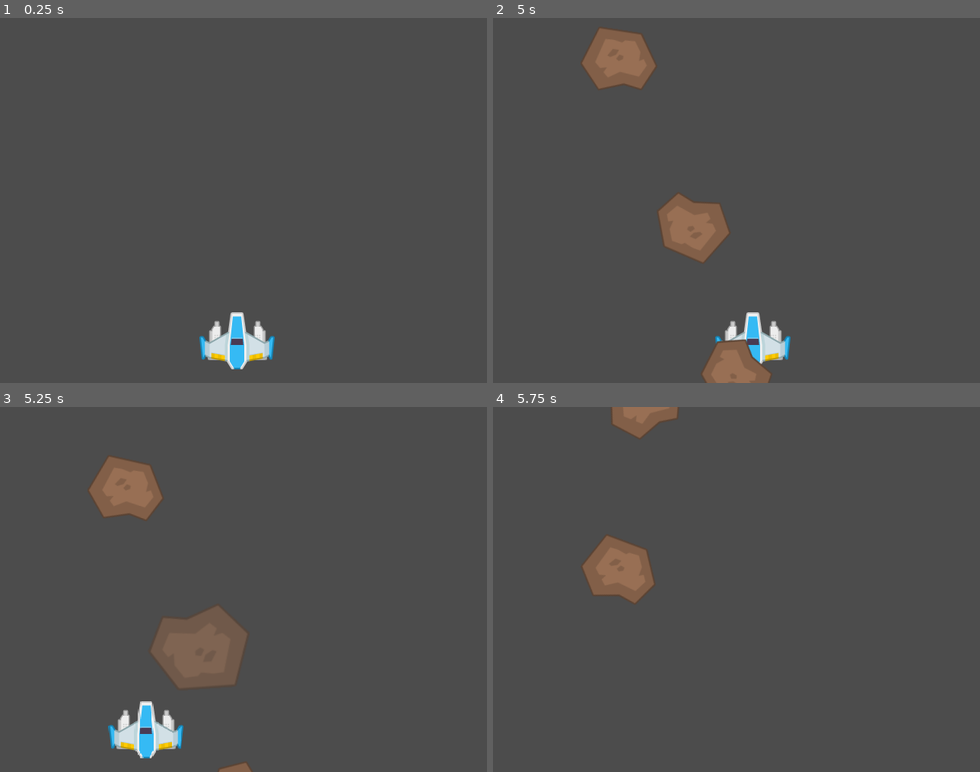
Above: before the commit, frames 1-4 (two rows, left to right).
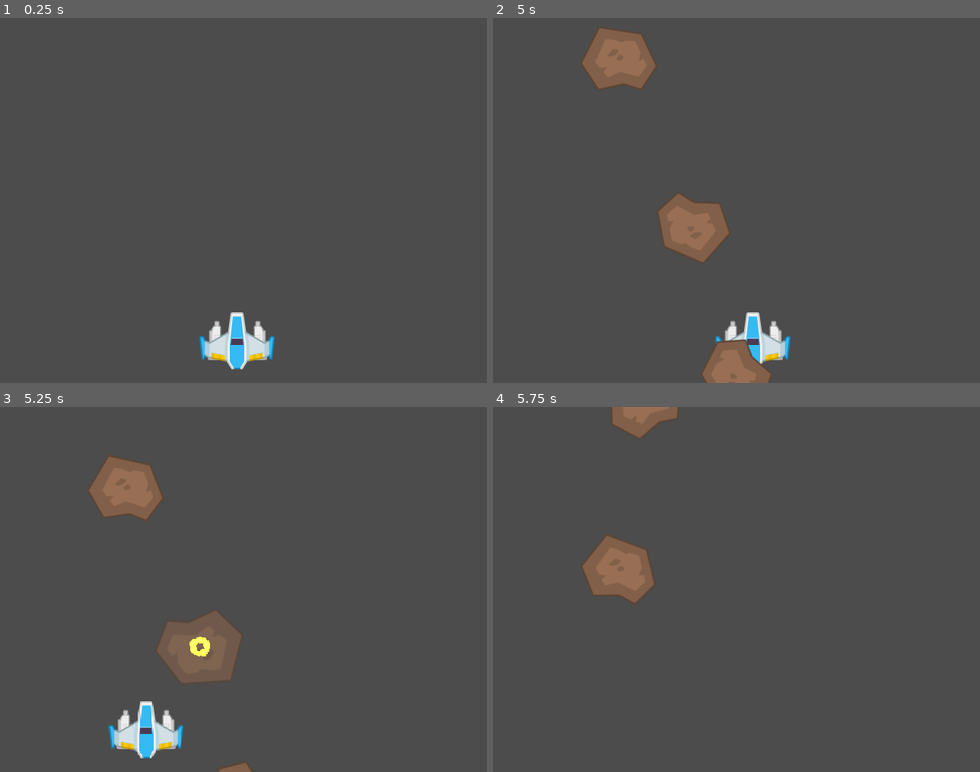
Above: after the commit, the same moments.

Repository: VitorRodrigues/SpaceRescue-Godot
Game: Godot game, scene res://Level1.tscn
Same seed, same stepped clock (60 frames per second), same inputs: the game is played once before the commit and once after it.
Inputs:
- Up to frame 1 (0.25 s): no input
- Up to frame 2 (5 s): tap Enter at 0.5 s; hold Right (ui_right) 0.53-1.28 s; tap Space (fire) every 0.75 s from 0.6 to 4.35 s; hold Left (ui_left) 1.28-2.03 s; hold Right (ui_right) 2.03-3.53 s; hold Left (ui_left) from 3.53 s (still down)
- Up to frame 3 (5.25 s): keep holding Left (ui_left); tap Space (fire) at 5.1 s
- Up to frame 4 (5.75 s): keep holding Left (ui_left)

Frames 1-2 are identical in both runs. In frame 3, 0.8% of the frame differs, in the area x 30-51%, y 54-78%; in frame 4, nothing differs.

Commit message:
Add particles effect to meteor destruction

Diff:
--- a/Prefabs/Meteor.tscn
+++ b/Prefabs/Meteor.tscn
@@ -1,24 +1,22 @@
-[gd_scene load_steps=5 format=2]
+[gd_scene load_steps=9 format=2]
 
 [ext_resource path="res://Scripts/Meteor.gd" type="Script" id=1]
 [ext_resource path="res://Assets/Meteors/meteorBrown_big1.png" type="Texture" id=2]
 
 [sub_resource type="Animation" id=2]
 resource_name = "destroy"
-length = 0.5
-tracks/0/type = "method"
-tracks/0/path = NodePath(".")
+length = 2.0
+tracks/0/type = "value"
+tracks/0/path = NodePath("Particles:emitting")
 tracks/0/interp = 1
 tracks/0/loop_wrap = true
 tracks/0/imported = false
 tracks/0/enabled = true
 tracks/0/keys = {
-"times": PoolRealArray( 0.5 ),
+"times": PoolRealArray( 0 ),
 "transitions": PoolRealArray( 1 ),
-"values": [ {
-"args": [  ],
-"method": "die"
-} ]
+"update": 1,
+"values": [ true ]
 }
 tracks/1/type = "value"
 tracks/1/path = NodePath(".:scale")
@@ -30,7 +28,7 @@
 "times": PoolRealArray( 0, 0.2 ),
 "transitions": PoolRealArray( 1, 1 ),
 "update": 0,
-"values": [ Vector2( 1, 1 ), Vector2( 2, 2 ) ]
+"values": [ Vector2( 1, 1 ), Vector2( 1.5, 1.5 ) ]
 }
 tracks/2/type = "value"
 tracks/2/path = NodePath(".:modulate")
@@ -43,6 +41,20 @@
 "transitions": PoolRealArray( 1, 1 ),
 "update": 0,
 "values": [ Color( 1, 1, 1, 1 ), Color( 1, 1, 1, 0 ) ]
+}
+tracks/3/type = "method"
+tracks/3/path = NodePath(".")
+tracks/3/interp = 1
+tracks/3/loop_wrap = true
+tracks/3/imported = false
+tracks/3/enabled = true
+tracks/3/keys = {
+"times": PoolRealArray( 2 ),
+"transitions": PoolRealArray( 1 ),
+"values": [ {
+"args": [  ],
+"method": "die"
+} ]
 }
 
 [sub_resource type="Animation" id=1]
@@ -61,13 +73,35 @@
 "values": [ Color( 0.984314, 0.439216, 0, 1 ), Color( 1, 1, 1, 1 ) ]
 }
 
+[sub_resource type="CanvasItemMaterial" id=6]
+blend_mode = 1
+
+[sub_resource type="Gradient" id=3]
+offsets = PoolRealArray( 0, 0.888889, 1 )
+colors = PoolColorArray( 0.96875, 0.909622, 0.0227051, 1, 0.988235, 0.509804, 0, 1, 1, 0.0470588, 0, 0 )
+
+[sub_resource type="GradientTexture" id=4]
+gradient = SubResource( 3 )
+
+[sub_resource type="ParticlesMaterial" id=5]
+flag_disable_z = true
+spread = 180.0
+gravity = Vector3( 0, 0, 0 )
+initial_velocity = 186.1
+initial_velocity_random = 0.28
+angular_velocity = 33.1
+angular_velocity_random = 1.0
+orbit_velocity = 0.0
+orbit_velocity_random = 0.3
+angle_random = 0.6
+scale = 5.9
+scale_random = 0.5
+color_ramp = SubResource( 4 )
+
 [node name="Meteor" type="Area2D"]
 collision_layer = 8
 collision_mask = 8
 script = ExtResource( 1 )
-__meta__ = {
-"_edit_group_": true
-}
 
 [node name="Sprite" type="Sprite" parent="."]
 position = Vector2( 1, 0 )
@@ -80,3 +114,12 @@
 [node name="AnimPlayer" type="AnimationPlayer" parent="."]
 anims/destroy = SubResource( 2 )
 anims/hit = SubResource( 1 )
+
+[node name="Particles" type="Particles2D" parent="."]
+material = SubResource( 6 )
+emitting = false
+amount = 80
+lifetime = 0.8
+explosiveness = 1.0
+randomness = 0.18
+process_material = SubResource( 5 )
--- a/Scripts/Meteor.gd
+++ b/Scripts/Meteor.gd
@@ -27,10 +27,11 @@
 # ---- FUNCTIONS -----
 func hit(power):
 	life -= power
-	$AnimPlayer.play("hit")
 	if life <= 0:
 		alive = false
 		destroy()
+	else:
+		$AnimPlayer.play("hit")
 
 func destroy():
 	remove_from_group(Game.ENEMY_GROUP)
